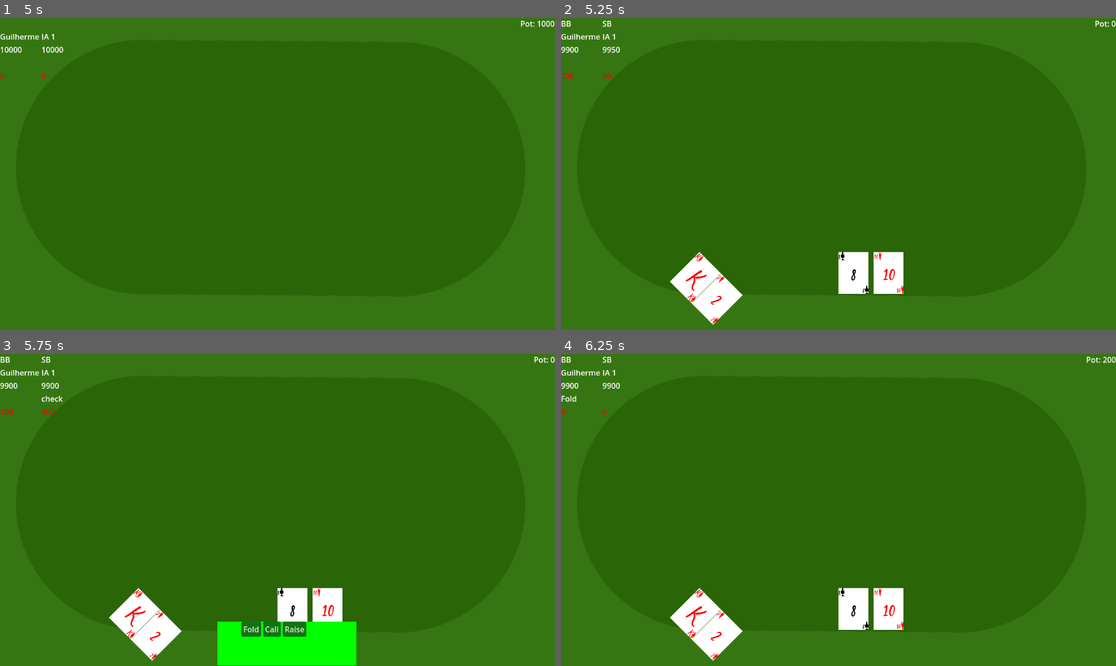
Above: before the commit, frames 1-4 (two rows, left to right).
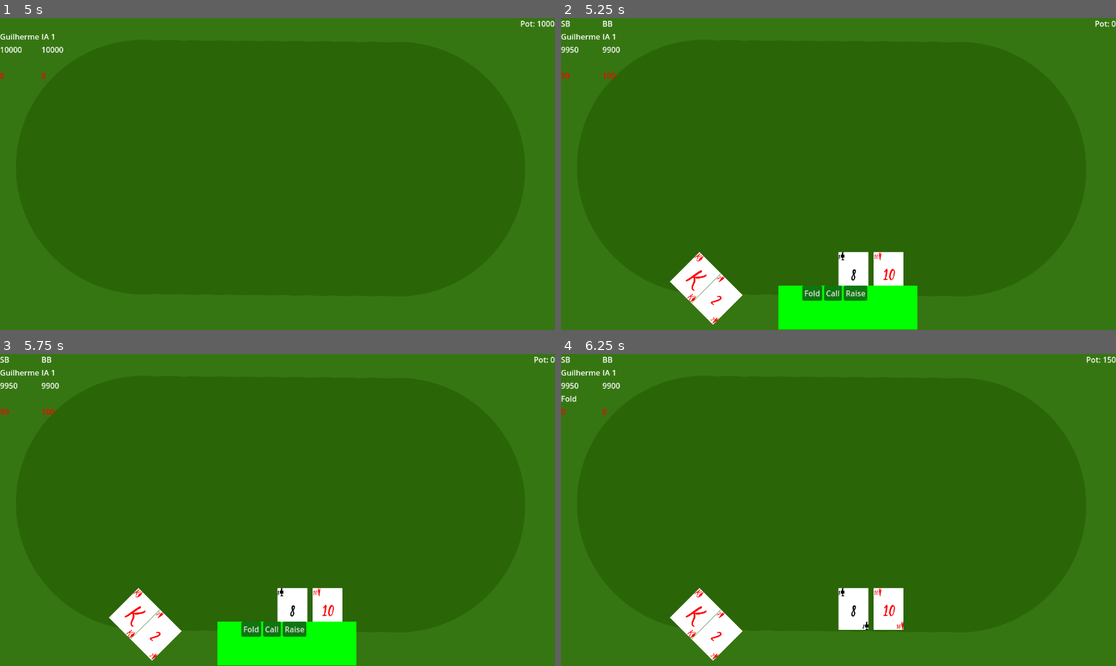
Above: after the commit, the same moments.

Repository: TiamatInteractive/Poker
Game: Godot game, scene res://game_table/Poker_Table.tscn
Two runs of this game, one before a commit and one after it. Both use one fixed random seed, a clock stepped at 60 frames per second and the inputs below. Before the commit the project starts from res://Game.tscn.
Inputs:
- Up to frame 1 (5 s): tap Enter at 0.5, 2, 3.5 s; tap Space at 1.25, 2.75, 4.25 s
- Up to frame 2 (5.25 s): no input
- Up to frame 3 (5.75 s): no input
- Up to frame 4 (6.25 s): click "Fold" at 5.75 s

Frame 1 is identical in both runs. In frame 2, 3.6% of the frame differs, in the area x 0-65%, y 0-100%; in frame 3, 0.1%; in frame 4, less than 0.1%.

Commit message:
tech: moved main scene to be a aparted scene

Diff:
--- a/Game.tscn
+++ b/game_table/Poker_Table.tscn
@@ -1,25 +1,25 @@
 [gd_scene load_steps=5 format=3 uid="uid://bt253hpsg673w"]
 
-[ext_resource type="PackedScene" uid="uid://v7w3tpxr42sl" path="res://interface/Bet_Menu.tscn" id="1_e1hwg"]
-[ext_resource type="Script" path="res://Game.gd" id="1_eueyh"]
-[ext_resource type="Texture2D" uid="uid://br8mi5uxnilcg" path="res://assets/image/Mesa.png" id="3_pgl36"]
-[ext_resource type="PackedScene" uid="uid://cffwpsat3dr2y" path="res://interface/UI_Bet.tscn" id="4_01m34"]
+[ext_resource type="Script" path="res://game_table/Poker_Table.gd" id="1_46m7k"]
+[ext_resource type="Texture2D" uid="uid://br8mi5uxnilcg" path="res://assets/image/Mesa.png" id="2_o5453"]
+[ext_resource type="PackedScene" uid="uid://v7w3tpxr42sl" path="res://interface/Bet_Menu.tscn" id="3_a0l1h"]
+[ext_resource type="PackedScene" uid="uid://cffwpsat3dr2y" path="res://interface/UI_Bet.tscn" id="4_2blqj"]
 
 [node name="Game" type="Control"]
 layout_mode = 3
 anchors_preset = 0
 size_flags_horizontal = 3
 size_flags_vertical = 3
-script = ExtResource("1_eueyh")
+script = ExtResource("1_46m7k")
 
 [node name="Mesa" type="TextureRect" parent="."]
 layout_mode = 0
 offset_right = 1920.0
 offset_bottom = 1080.0
-texture = ExtResource("3_pgl36")
+texture = ExtResource("2_o5453")
 expand_mode = 2
 
-[node name="BetMenu" parent="." instance=ExtResource("1_e1hwg")]
+[node name="BetMenu" parent="." instance=ExtResource("3_a0l1h")]
 visible = false
 z_index = 3
 layout_mode = 1
--- a/project.godot
+++ b/project.godot
@@ -11,7 +11,7 @@
 [application]
 
 config/name="Poker"
-run/main_scene="res://Game.tscn"
+run/main_scene="res://game_table/Poker_Table.tscn"
 config/features=PackedStringArray("4.2", "GL Compatibility")
 config/icon="res://icon.png"
 
Renamed: Game.gd -> game_table/Poker_Table.gd
Not shown: 1 places in game_table/Poker_Table.tscn that only renumber resources
